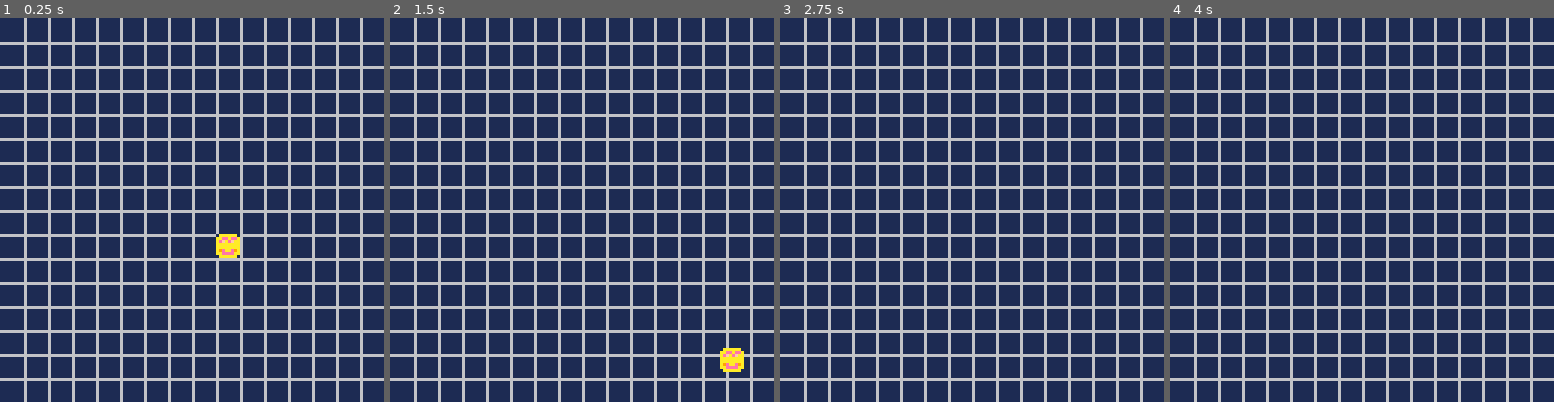
Above: before the commit, frames 1-4 (left to right).
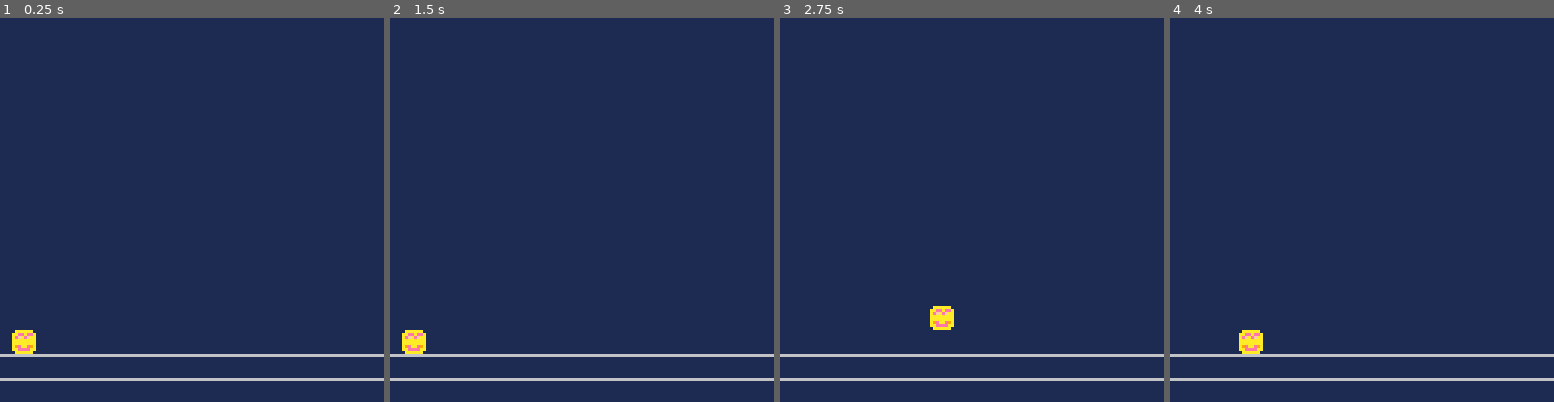
Above: after the commit, the same moments.

Repository: broquaint/pico8-carts
Game: PICO-8 cartridge firstone.p8
Two runs of this game, one before a commit and one after it. Both use one fixed random seed, a clock stepped at 60 frames per second and the inputs below.
Inputs:
- Up to frame 1 (0.25 s): no input
- Up to frame 2 (1.5 s): no input
- Up to frame 3 (2.75 s): hold Right 1.6-2.1 s; hold Up 2.15-2.42 s; hold Right from 2.47 s (still down)
- Up to frame 4 (4 s): release Right at 3.03 s; hold Left 3.08-3.58 s; hold Down 3.63-3.97 s

The runs differ from the first frame. In frame 1, 21% of the frame differs, in the area x 0-100%, y 0-100%; in frame 2, 21%; in frame 3, 21%; in frame 4, 21%.

Commit message:
Drop grid and add jump
All still rough and experimental. But ideas are brewing …

Diff:
--- a/firstone.p8
+++ b/firstone.p8
@@ -1,28 +1,30 @@
 pico-8 cartridge // http://www.pico-8.com
 version 29
 __lua__
-x = 64  y = 64
+-- loodling
+-- by broquaint
+
+x = 4
+y = 104
+dx = 0
+
 
 function _update()
-   if (btn(0) and x >= 0) then x=x-3 end
+   if (btn(0) and x >= 1) then x=x-3 end
    if (btn(1)) then x=x+2 end
-   if (btn(2) and y >= 0) then y=y-3 end
-   if (btn(3)) then y=y+2 end
+   if (btn(2) and (y-1) <= 104) then y=y-1 end
+   if (btn(3) and (y+1) <= 104) then y=y+1 end
 
-   if(x < 120) x += 1
-   if(y < 120) y += 1
+--   if(x < 120) x += 1
+--   if(y < 120) y += 1
 end
 
 function _draw()
    cls(1)
 
-   for ix=1,18 do
-      line(ix * 8, 0, ix * 8, 128)
+   for ix=14,18 do
+      line(0, ix * 8, 128, ix * 8)
    end
-   for iy=1,18 do
-      line(0, iy * 8, 128, iy * 8)
-   end
-
 
    spr(1, x, y)
 end
